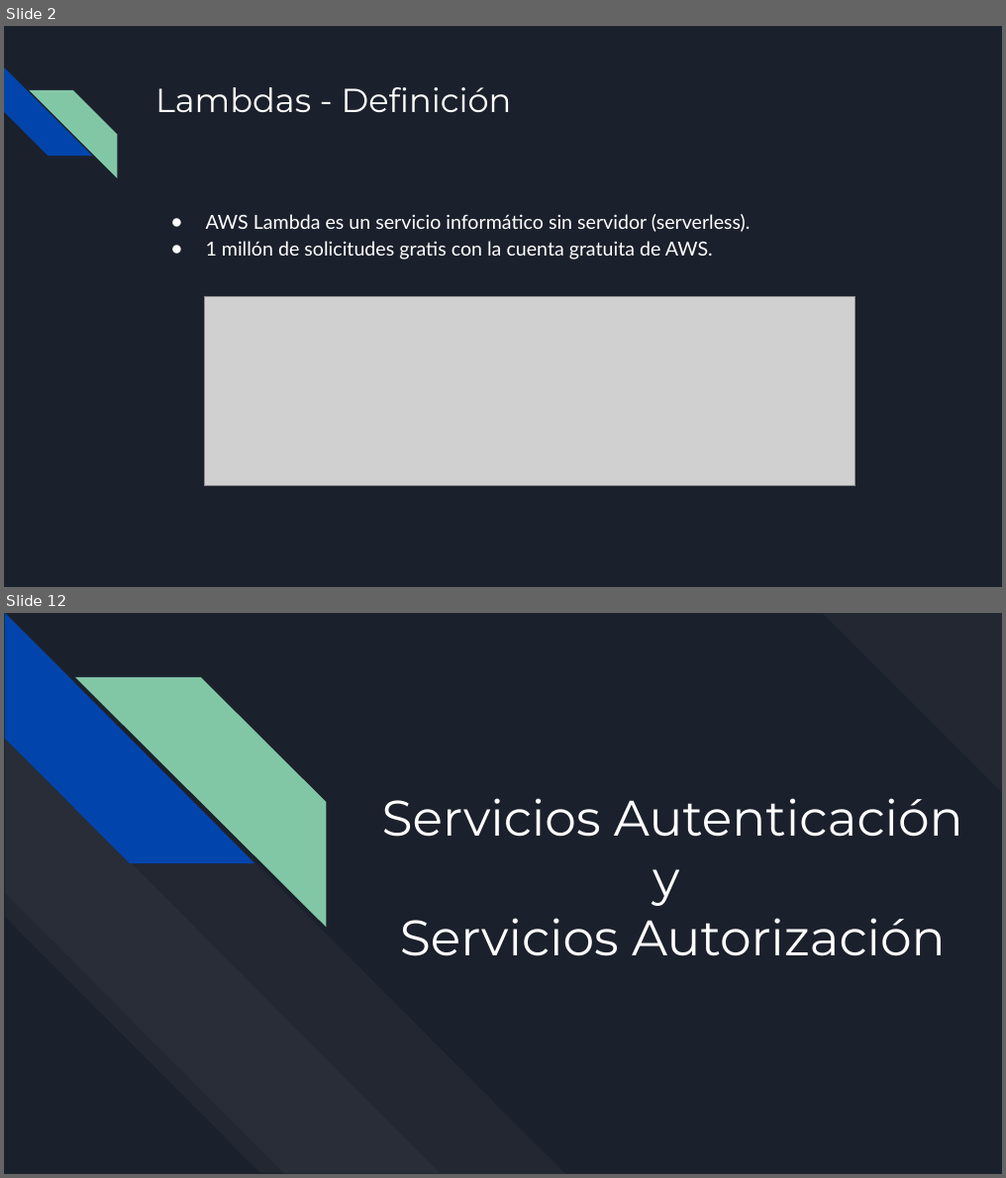
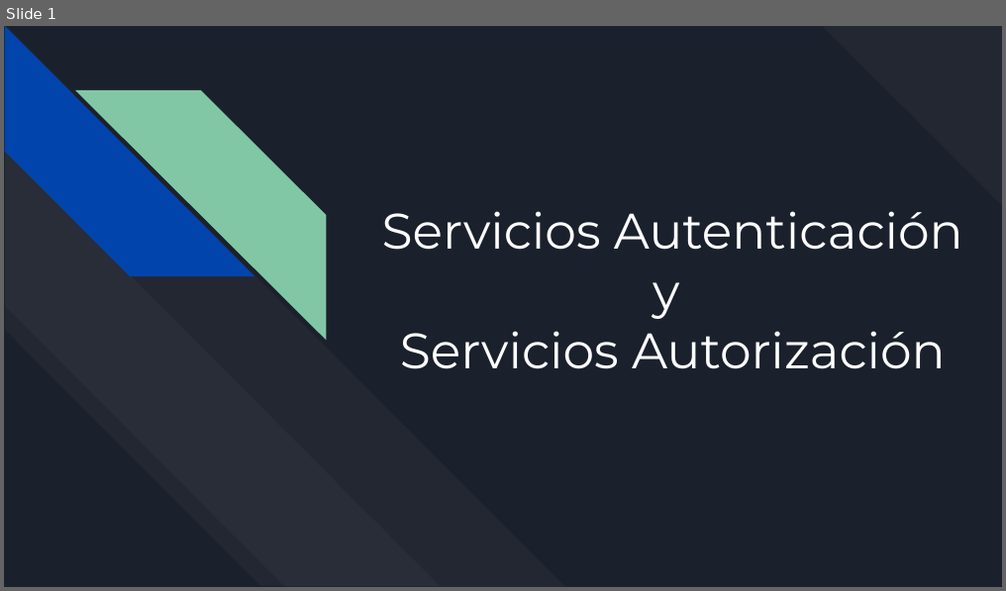
Before and after one commit to cordev-developer/aws-cognito, a slide deck: documentacion/CursoCognito.pptx. Shown one above the other, each under a label of ours: slides 2 and 12 before the commit, slide 1 after it; the slides between them are not shown. The pictures are 1006x1178 and 1006x591 pixels, drawn with LibreOffice and Linux fonts; fonts in the diff are those of the drawing; grey boxes stand for pictures. Boxes give left, top, right and bottom in pixels: in the first picture for what was removed or moved away, otherwise in the second. Text is boxed around its words. In the diff, an @@ line names an element or a change of style, - is before the commit and + after.

```diff
--- a/documentacion/CursoCognito.pptx
+++ b/documentacion/CursoCognito.pptx
@@ slide 2 removed at box(4, 26, 1002, 587), background #1B212C @@
@@ diag stripe removed at box(4, 68, 92, 156) @@
@@ diag stripe removed at box(29, 90, 117, 177) @@
@@ title removed at box(155, 87, 512, 112) @@
-Lambdas - Definición
@@ text removed at box(206, 214, 750, 260) @@
-● AWS Lambda es un servicio informático sin servidor (serverless).
-● 1 millón de solicitudes gratis con la cuenta gratuita de AWS.
@@ picture removed at box(204, 297, 855, 486) @@
@@ what was slide 12 is now slide 1 @@
```
Also in this commit, not shown: 1 slide changed, 10 other slides removed, 17 other files.
